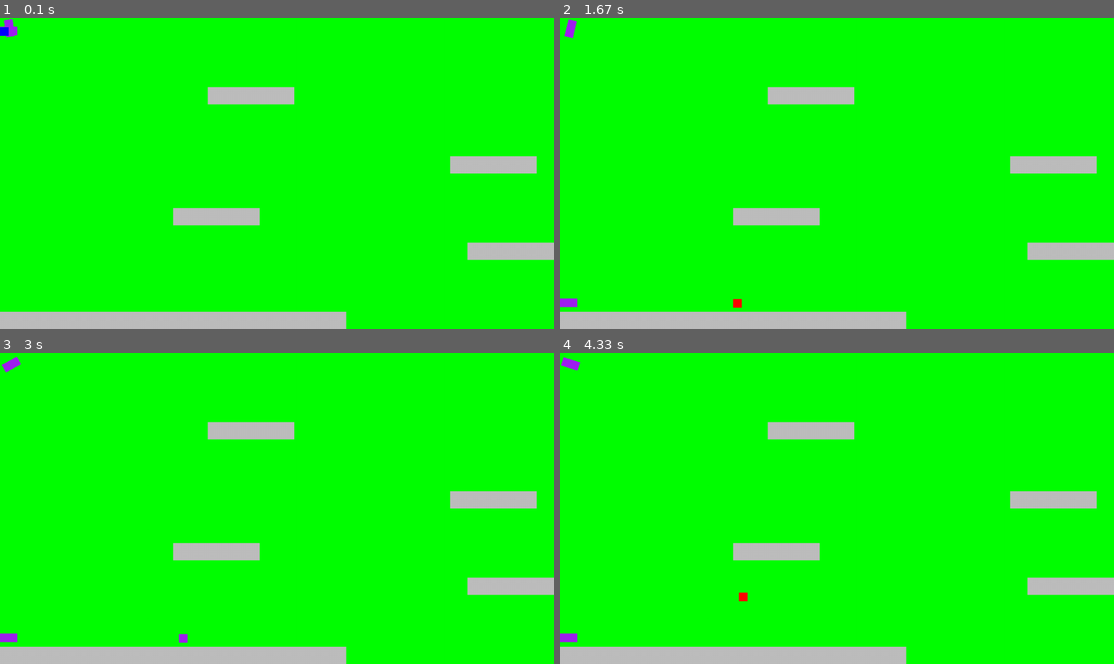
Above: before the commit, frames 1-4 (two rows, left to right).
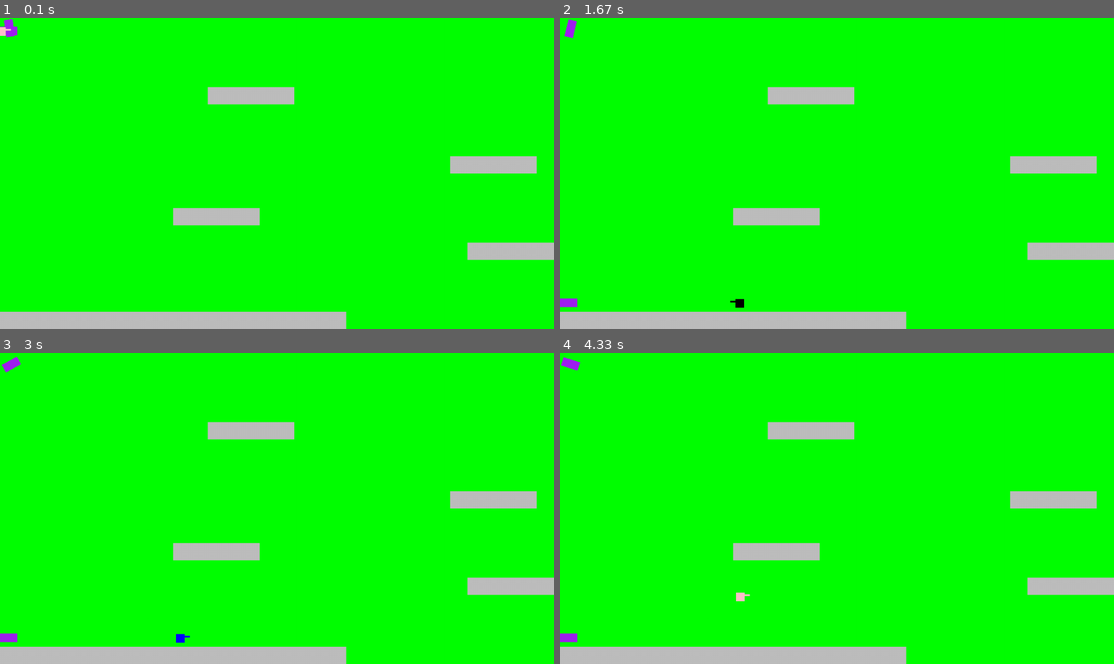
Above: after the commit, the same moments.

Repository: CocoMarck/Juego-cuadradoFeliz-2
Game: pygame game, started from main.py
Two runs of this game, one before a commit and one after it. Both use one fixed random seed, a clock stepped at 60 frames per second and the inputs below.
Inputs:
- Up to frame 1 (0.1 s): no input
- Up to frame 2 (1.67 s): hold Right 0.33-0.8 s; hold Right 0.83-1.3 s; hold Left from 1.33 s (still down)
- Up to frame 3 (3 s): release Left at 1.87 s; hold Left 1.9-2.3 s; hold Right 2.33-2.97 s
- Up to frame 4 (4.33 s): tap Space at 3, 3.4, 3.7, 3.9, 4.2 s; hold Left 3.33-3.8 s; hold Right 3.83-4.3 s

The runs differ from the first frame. In frame 1, less than 0.1% of the frame differs, in the area x 0-2%, y 2-6%; in frame 2, less than 0.1%; in frame 3, less than 0.1%; in frame 4, less than 0.1%, in the area x 31-35%, y 76-80%.

Commit message:
animation test

Diff:
--- a/entities/animated_sticky_sprite.py
+++ b/entities/animated_sticky_sprite.py
@@ -1,15 +1,30 @@
 from .sticky_sprite import StickySprite
 from controllers.animation_controller import AnimationController
+import pygame
 
 class AnimatedStickySprite(StickySprite):
     '''
     Usando un controller, establece el cambio de frames, remplazando surf dependiendo del parametro `state` de update.
+
+    > Se supone que ya deben estar los estados left, right, etc. Con images ya con flip.
     '''
-    def __init__(self, *args, animation_controller: AnimationController, **kwargs):
+    def __init__(
+        self, *args,
+        animation_controller: AnimationController = None,
+        states_to_rotate_x: list = [], states_to_rotate_y: list = [],
+        **kwargs
+    ):
         super().__init__(*args, **kwargs)
 
         self.animation_controller = animation_controller
 
+        self.states_to_rotate_x = states_to_rotate_x
+        self.states_to_rotate_y = states_to_rotate_y
+
+
+
     def update(self, dt):
         self.animation_controller.update(dt, self.game_object.state)
-        self.surf = self.animation_controller.get_current_frame()
+
+        frame = self.animation_controller.get_current_frame().copy()
+        self.surf = pygame.transform.flip( frame, self.game_object.flip_x, self.game_object.flip_y)
--- a/entities/object_with_physics.py
+++ b/entities/object_with_physics.py
@@ -54,6 +54,17 @@
             self.current_vertical_force >= 0
         )
 
+    def update_state(self):
+        if self.moving_xy[0] != 0:
+            self.state = 'move'
+        else:
+            self.state = 'idle'
+
+        if self.moving_xy[1] < 0:
+            self.state = 'jumping'
+        elif not self.on_the_ground():
+            self.state = 'falling'
+
     def update(self, dt=1, solid_objects: pygame.sprite.Group=[] ):
         self.apply_gravity(dt)
 
@@ -66,3 +77,5 @@
             self.air_dt_count = 0
         if self.collision_side['top']:
             self.current_vertical_force = 0
+
+        self.update_state()
--- a/entities/player.py
+++ b/entities/player.py
@@ -13,8 +13,10 @@
             speed = self.get_running_speed(dt)
 
         if keys[pygame.K_LEFT]:
+            self.flip_x = True
             self.moving_xy[0] = -speed
         elif keys[pygame.K_RIGHT]:
+            self.flip_x = False
             self.moving_xy[0] = speed
         else:
             self.moving_xy[0] = 0
--- a/main.py
+++ b/main.py
@@ -98,12 +98,49 @@
 layers_of_all_sprites.add( player, layer=0 )
 
 
+player_surf = pygame.Surface( (GRID_SIZE*0.8, GRID_SIZE*0.5), pygame.SRCALPHA )
+player_surf.blit(
+    surface_with_background( (GRID_SIZE*0.5, GRID_SIZE*0.5), "white"),
+    (0,0)
+)
+player_surf.blit(
+    surface_with_background( (GRID_SIZE*0.3, GRID_SIZE*0.1), "white"),
+    (GRID_SIZE*0.5,0)
+)
+
+def get_surf( color ):
+    surf = player_surf.copy()
+
+    mask = pygame.Surface( surf.get_size() ).convert_alpha()
+    mask.fill(color)
+
+    surf.blit( mask, (0,0), special_flags=pygame.BLEND_RGBA_MULT )
+
+    return surf
+
 player_animations = {
     'idle': (
         [
-            surface_with_background( (GRID_SIZE*0.5, GRID_SIZE*0.5), "blue" ),
-            surface_with_background( (GRID_SIZE*0.5, GRID_SIZE*0.5), "red" ),
-            surface_with_background( (GRID_SIZE*0.5, GRID_SIZE*0.5), "purple" )
+            get_surf("blue"),
+            get_surf("red"),
+            get_surf("purple"),
+        ], 1
+    ),
+    'move': (
+        [
+            get_surf("white"),
+            get_surf("grey"),
+            get_surf("black"),
+        ], 0.1
+    ),
+    'jumping': (
+        [
+            get_surf("skyblue"),
+        ], 1
+    ),
+    'falling': (
+        [
+            get_surf("pink"),
         ], 1
     )
 }
